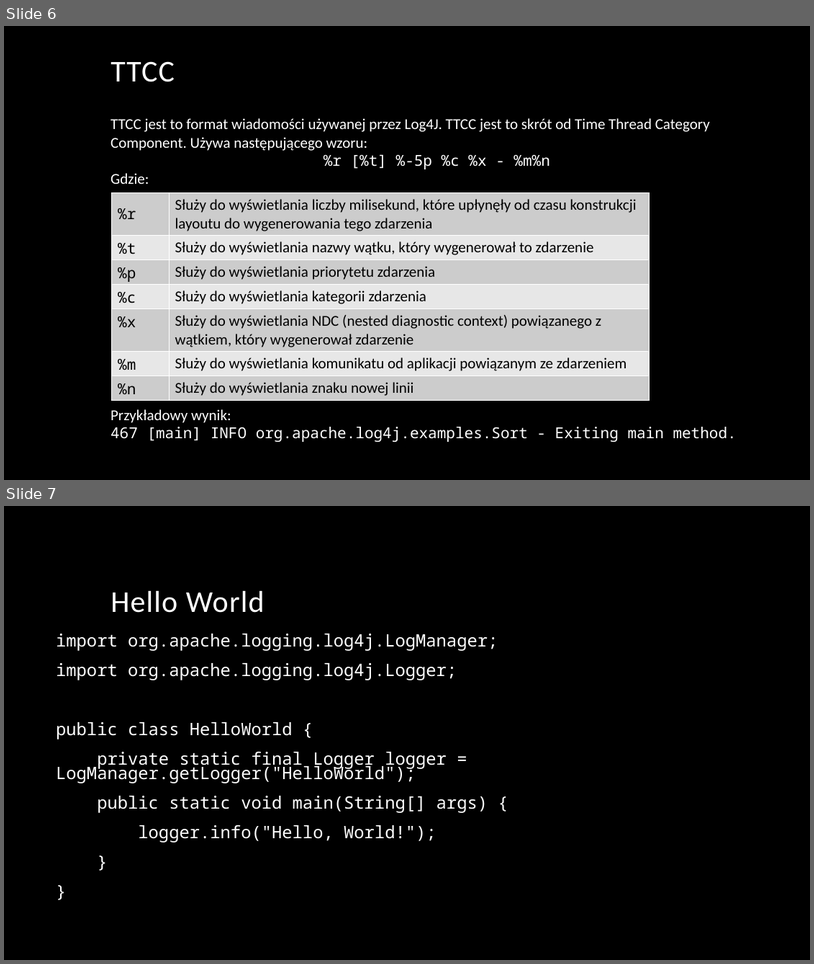
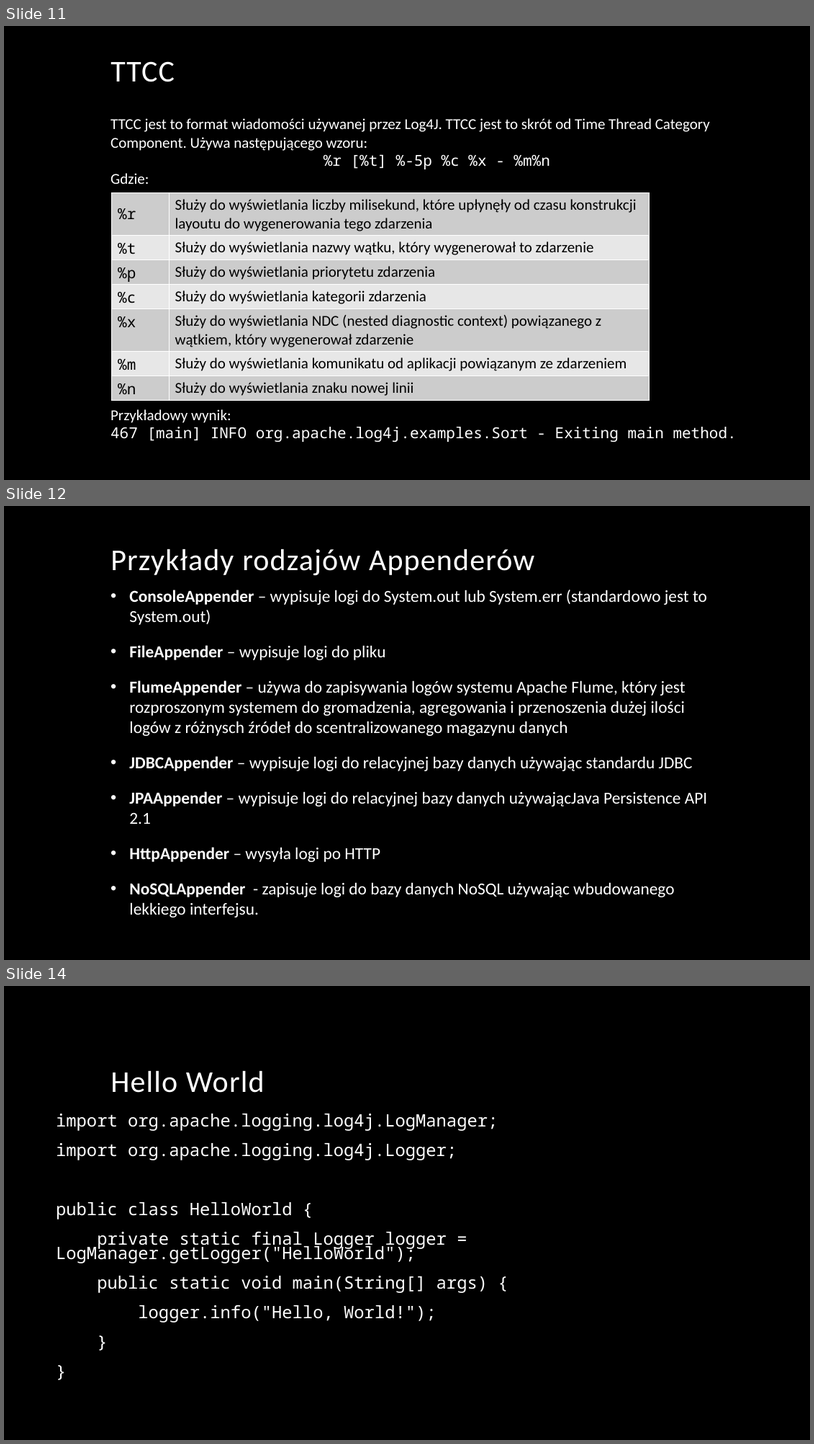
Before and after one commit to pawel54321/PZ_2019_L4_GR2, a slide deck: Dziennik logów w Javie - Log4J.pptx. Shown one above the other, each under a label of ours: slides 6 and 7 before the commit, slides 11, 12 and 14 after it; the slides between them are not shown. The pictures are 814x964 and 814x1444 pixels, drawn with LibreOffice and Linux fonts; fonts in the diff are those of the drawing; background and template pictures are left out. Boxes give left, top, right and bottom in pixels: in the first picture for what was removed or moved away, otherwise in the second. Text is boxed around its words. In the diff, an @@ line names an element or a change of style, - is before the commit and + after.

```diff
--- a/Dziennik logów w Javie - Log4J.pptx
+++ b/Dziennik logów w Javie - Log4J.pptx
@@ slide 12 added at (x1=4, y1=506, x2=810, y2=960), background picture (left out) @@
@@ title added at (x1=111, y1=549, x2=535, y2=576), 36 pt, text #FFFFFF @@
+Przykłady rodzajów Appenderów
@@ text added at (x1=129, y1=590, x2=707, y2=917), 20 pt, text #FFFFFF @@
+• ConsoleAppender – wypisuje logi do System.out lub System.err (standardowo jest to System.out)
+• FileAppender – wypisuje logi do pliku
+• FlumeAppender – używa do zapisywania logów systemu Apache Flume, który jest rozproszonym systemem do gromadzenia, agregowania i przenoszenia dużej ilości logów z różnysch źródeł do scentralizowanego magazynu danych
+• JDBCAppender – wypisuje logi do relacyjnej bazy danych używając standardu JDBC
+• JPAAppender – wypisuje logi do relacyjnej bazy danych używającJava Persistence API 2.1
+• HttpAppender – wysyła logi po HTTP
+• NoSQLAppender - zapisuje logi do bazy danych NoSQL używając wbudowanego lekkiego interfejsu.
@@ what was slide 6 is now slide 11 @@
@@ what was slide 7 is now slide 14 @@
```
Also in this commit, not shown: 6 other slides added.
